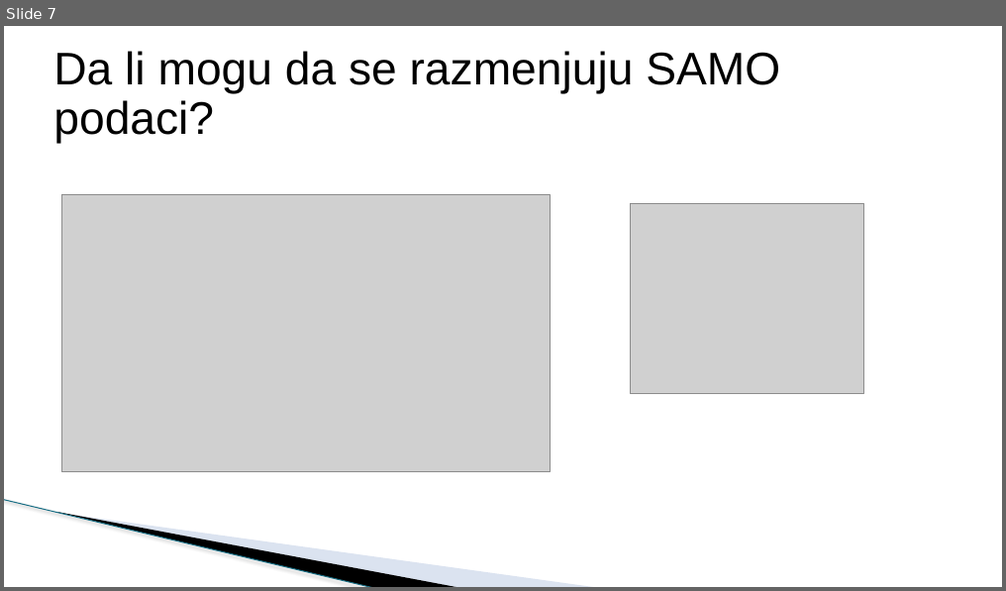
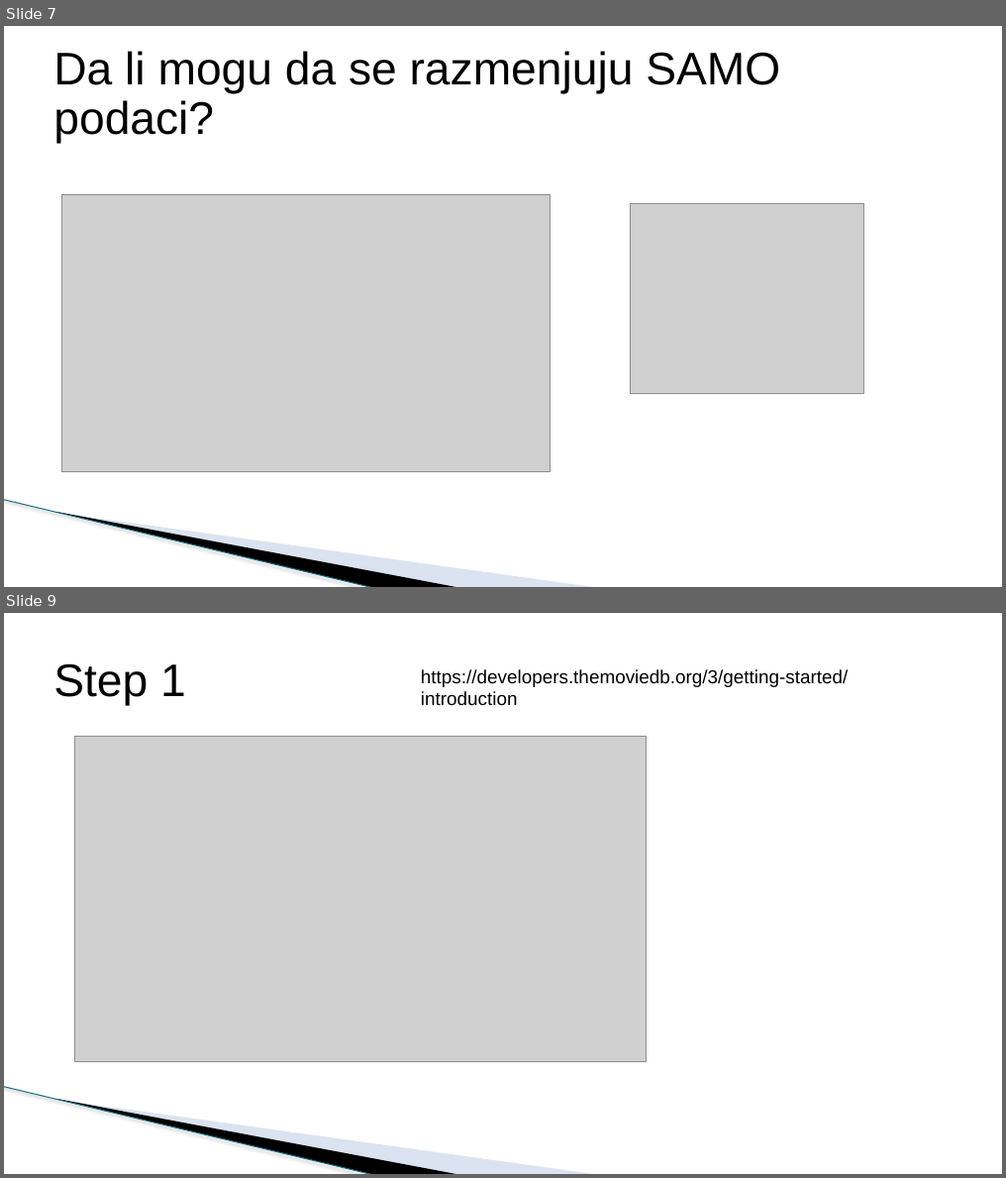
Before and after one commit to todalexcode/kurs-front-end, a slide deck: sesija-26/PPT/Front-End Developer-26.pptx. Shown one above the other, each under a label of ours: slide 7 before the commit, slides 7 and 9 after it; the slides between them are not shown. The pictures are 1006x591 and 1006x1178 pixels, drawn with LibreOffice and Linux fonts; fonts in the diff are those of the drawing; grey boxes stand for pictures; background and template pictures are left out. Boxes give left, top, right and bottom in pixels: in the first picture for what was removed or moved away, otherwise in the second. Text is boxed around its words. In the diff, an @@ line names an element or a change of style, - is before the commit and + after.

```diff
--- a/sesija-26/PPT/Front-End Developer-26.pptx
+++ b/sesija-26/PPT/Front-End Developer-26.pptx
@@ slide 9 added at box(4, 613, 1002, 1174), background #FFFFFF; not listed: 3 template elements that a slide beside it also shows @@
@@ title added at box(54, 663, 186, 706), 44 pt, text #000000 @@
+Step 1
@@ text added at box(421, 669, 847, 706), 18 pt, text #000000 @@
+https://developers.themoviedb.org/3/getting-started/introduction
@@ picture added at box(74, 737, 647, 1062) @@
```
Also in this commit, not shown: 7 other slides added, 6 other files.
